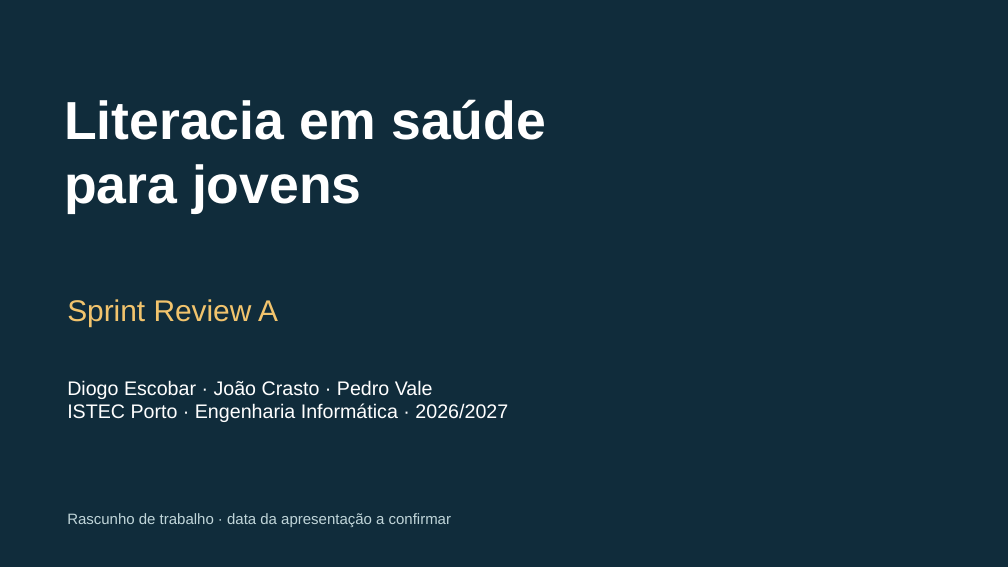
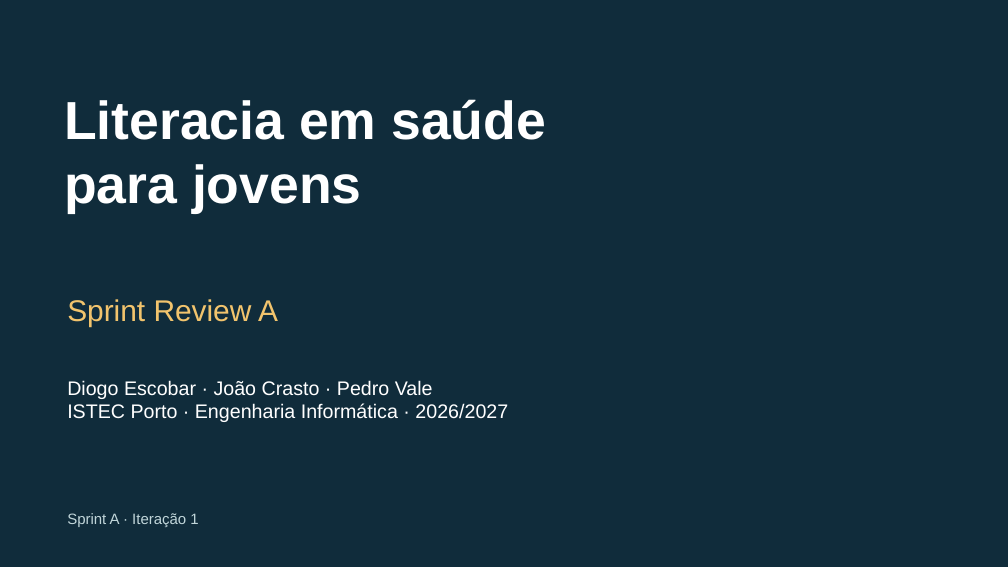
Before and after one commit to escobar0304/ProjInter-2-1, a slide deck: slide 1 of docs/entregas/sprint-review-a/sprint-review-a.pptx. Drawn at 1008x567 pixels with LibreOffice and Linux fonts; fonts in the diff are those of the drawing. Boxes give left, top, right and bottom in pixels: in the first picture for what was removed or moved away, otherwise in the second. Text is boxed around its words. In the diff, an @@ line names an element or a change of style, - is before the commit and + after.

Commit message:
apresentação: atualizar ficheiros da Sprint Review A

```diff
--- a/docs/entregas/sprint-review-a/sprint-review-a.pptx
+++ b/docs/entregas/sprint-review-a/sprint-review-a.pptx
@@ text at bbox=[67, 513, 198, 527]: text changed @@
-Rascunho de trabalho · data da apresentação a confirmar
+Sprint A · Iteração 1
```
Also in this commit, not shown: 11 other slides changed, 1 other file.
